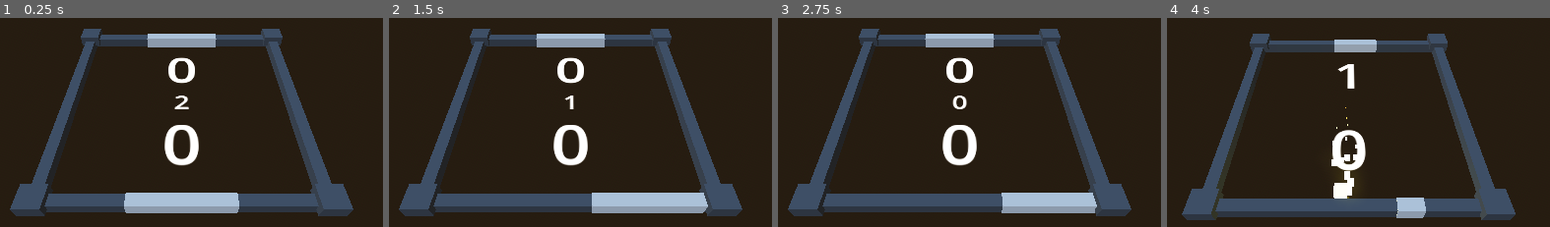
Above: before the commit, frames 1-4 (left to right).
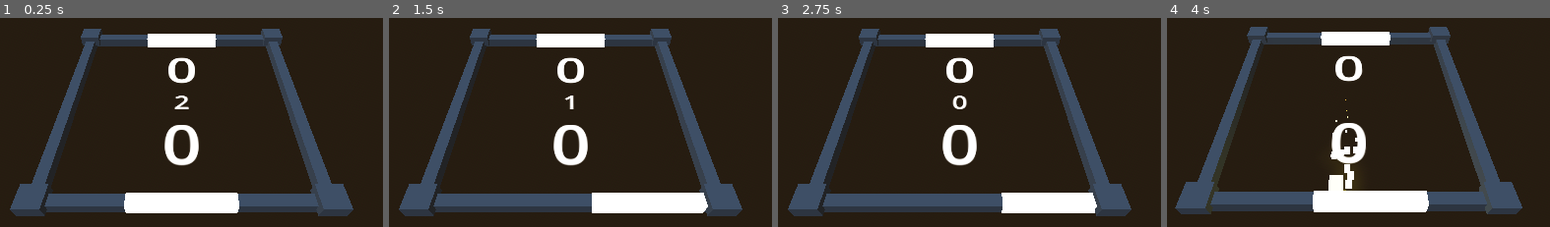
Above: after the commit, the same moments.

Repository: wangbinyq/prototypes
Game: Godot game, scene res://paddle-square/PaddleSquare.tscn
The game is run twice, just before and just after one commit, with the same random seed, the same clock (stepped at 60 frames per second) and the same inputs.
Inputs:
- Up to frame 1 (0.25 s): no input
- Up to frame 2 (1.5 s): tap Enter at 0.5 s; hold Right (ui_right) 0.53-1.28 s; hold Left (ui_left) from 1.28 s (still down)
- Up to frame 3 (2.75 s): release Left (ui_left) at 2.03 s; hold Right (ui_right) from 2.03 s (still down)
- Up to frame 4 (4 s): release Right (ui_right) at 3.53 s; hold Left (ui_left) from 3.53 s (still down)

The runs differ from the first frame. In frame 1, 4.1% of the frame differs, in the area x 32-63%, y 7-94%; in frame 2, 4.1%; in frame 3, 3.6%; in frame 4, 22%, in the area x 2-93%, y 4-97%.

Commit message:
feat(paddle-square): add reactive paddle surface with hit timing shader

Diff:
--- a/paddle-square/PaddleSquare.tscn
+++ b/paddle-square/PaddleSquare.tscn
@@ -154,7 +154,6 @@
 [node name="BottomPaddle" parent="." node_paths=PackedStringArray("score_text") instance=ExtResource("1_5ebhm")]
 transform = Transform3D(8, 0, 0, 0, 1, 0, 0, 0, 1, 0, 0, 10.5)
 min_extents = 1.0
-max_extents = 1.0
 score_text = NodePath("../BottomScore")
 
 [node name="Ball" type="MeshInstance3D" parent="." node_paths=PackedStringArray("bounce_particle", "start_particle", "trail_particle")]
--- a/paddle-square/paddle.gd
+++ b/paddle-square/paddle.gd
@@ -11,6 +11,13 @@
 var extents := 0.0
 var score := 0
 var targeting_bias := 0.0
+var paddle_material: ShaderMaterial
+
+var time_of_last_hit_id = 'TimeOfLastHit'
+
+func _ready() -> void:
+	paddle_material = mesh.surface_get_material(0).duplicate() as ShaderMaterial
+	set_surface_override_material(0, paddle_material)
 
 func move(target: float, arena_extents: float, delta: float):
 	var px = adjust_by_ai(position.x, target, delta) if is_ai else adjust_by_player(position.x, delta)
@@ -39,6 +46,8 @@
 	var result = HitResult.new()
 	result.hit_factor = (ball_x - position.x) / (extents + ball_extents)
 	result.hit = abs(result.hit_factor) < 1.0
+	if result.hit:
+		paddle_material.set_shader_parameter(time_of_last_hit_id, Time.get_ticks_msec() / 1000.0)
 	return result
 
 func set_score(s: int, points_to_win: int = 1000):
--- a/paddle-square/paddle.tscn
+++ b/paddle-square/paddle.tscn
@@ -1,11 +1,17 @@
-[gd_scene load_steps=4 format=3 uid="uid://du0aoxpxyms7g"]
+[gd_scene load_steps=5 format=3 uid="uid://du0aoxpxyms7g"]
 
+[ext_resource type="Shader" uid="uid://bhv14oygvdg33" path="res://paddle-square/reactive-surface.tres" id="1_jxsfc"]
 [ext_resource type="Script" uid="uid://l7an6dr0v3ls" path="res://paddle-square/paddle.gd" id="1_vmcft"]
 
-[sub_resource type="StandardMaterial3D" id="StandardMaterial3D_vmcft"]
+[sub_resource type="ShaderMaterial" id="ShaderMaterial_rymce"]
+render_priority = 0
+shader = ExtResource("1_jxsfc")
+shader_parameter/BaseColor = Color(1, 1, 1, 1)
+shader_parameter/TimeOfLastHit = 0.0
+shader_parameter/EmissionColor = Color(10, 10, 0, 1)
 
 [sub_resource type="BoxMesh" id="BoxMesh_mpvc0"]
-material = SubResource("StandardMaterial3D_vmcft")
+material = SubResource("ShaderMaterial_rymce")
 size = Vector3(1, 1.1, 1.1)
 
 [node name="PaddleTop" type="MeshInstance3D"]
--- /dev/null
+++ b/paddle-square/reactive-surface.tres
@@ -0,0 +1,113 @@
+[gd_resource type="VisualShader" load_steps=10 format=3 uid="uid://bhv14oygvdg33"]
+
+[sub_resource type="VisualShaderNodeFloatConstant" id="VisualShaderNodeFloatConstant_mt5jr"]
+constant = 0.5
+
+[sub_resource type="VisualShaderNodeColorParameter" id="VisualShaderNodeColorParameter_mt5jr"]
+parameter_name = "BaseColor"
+default_value_enabled = true
+
+[sub_resource type="VisualShaderNodeFloatParameter" id="VisualShaderNodeFloatParameter_5wuxw"]
+parameter_name = "TimeOfLastHit"
+default_value_enabled = true
+
+[sub_resource type="VisualShaderNodeInput" id="VisualShaderNodeInput_2gbwp"]
+input_name = "time"
+
+[sub_resource type="VisualShaderNodeFloatOp" id="VisualShaderNodeFloatOp_mfrmk"]
+operator = 1
+
+[sub_resource type="VisualShaderNodeFloatFunc" id="VisualShaderNodeFloatFunc_qp5q2"]
+function = 31
+
+[sub_resource type="VisualShaderNodeFloatFunc" id="VisualShaderNodeFloatFunc_m3jk1"]
+function = 18
+
+[sub_resource type="VisualShaderNodeVectorOp" id="VisualShaderNodeVectorOp_1ggaj"]
+default_input_values = [0, Quaternion(0, 0, 0, 0), 1, Quaternion(0, 0, 0, 0)]
+op_type = 2
+operator = 2
+
+[sub_resource type="VisualShaderNodeColorParameter" id="VisualShaderNodeColorParameter_ddy03"]
+parameter_name = "EmissionColor"
+default_value_enabled = true
+default_value = Color(10, 10, 0, 1)
+
+[resource]
+code = "shader_type spatial;
+render_mode blend_mix, depth_draw_opaque, cull_back, diffuse_lambert, specular_schlick_ggx, unshaded;
+
+uniform vec4 BaseColor : source_color = vec4(1.000000, 1.000000, 1.000000, 1.000000);
+uniform float TimeOfLastHit = 0.0;
+uniform vec4 EmissionColor : source_color = vec4(10.000000, 10.000000, 0.000000, 1.000000);
+
+
+
+void fragment() {
+// ColorParameter:2
+	vec4 n_out2p0 = BaseColor;
+
+
+// FloatConstant:10
+	float n_out10p0 = 0.500000;
+
+
+// Input:4
+	float n_out4p0 = TIME;
+
+
+// FloatParameter:3
+	float n_out3p0 = TimeOfLastHit;
+
+
+// FloatOp:5
+	float n_out5p0 = n_out4p0 - n_out3p0;
+
+
+// FloatFunc:6
+	float n_out6p0 = 1.0 - n_out5p0;
+
+
+// FloatFunc:7
+	float n_out7p0 = min(max(n_out6p0, 0.0), 1.0);
+
+
+// ColorParameter:9
+	vec4 n_out9p0 = EmissionColor;
+
+
+// VectorOp:8
+	vec4 n_out8p0 = vec4(n_out7p0) * n_out9p0;
+
+
+// Output:0
+	ALBEDO = vec3(n_out2p0.xyz);
+	ROUGHNESS = n_out10p0;
+	EMISSION = vec3(n_out8p0.xyz);
+
+
+}
+"
+flags/unshaded = true
+preview_params/EmissionColor = "Color(10, 10, 0, 1)"
+nodes/vertex/0/position = Vector2(300, 140)
+nodes/fragment/0/position = Vector2(180, 20)
+nodes/fragment/2/node = SubResource("VisualShaderNodeColorParameter_mt5jr")
+nodes/fragment/2/position = Vector2(-160, -100)
+nodes/fragment/3/node = SubResource("VisualShaderNodeFloatParameter_5wuxw")
+nodes/fragment/3/position = Vector2(-740, 280)
+nodes/fragment/4/node = SubResource("VisualShaderNodeInput_2gbwp")
+nodes/fragment/4/position = Vector2(-740, 160)
+nodes/fragment/5/node = SubResource("VisualShaderNodeFloatOp_mfrmk")
+nodes/fragment/5/position = Vector2(-460, 180)
+nodes/fragment/6/node = SubResource("VisualShaderNodeFloatFunc_qp5q2")
+nodes/fragment/6/position = Vector2(-460, 360)
+nodes/fragment/7/node = SubResource("VisualShaderNodeFloatFunc_m3jk1")
+nodes/fragment/7/position = Vector2(-460, 460)
+nodes/fragment/8/node = SubResource("VisualShaderNodeVectorOp_1ggaj")
+nodes/fragment/8/position = Vector2(-180, 420)
+nodes/fragment/9/node = SubResource("VisualShaderNodeColorParameter_ddy03")
+nodes/fragment/9/position = Vector2(-520, 580)
+nodes/fragment/10/node = SubResource("VisualShaderNodeFloatConstant_mt5jr")
+nodes/fragment/10/position = Vector2(-160, 160)
+nodes/fragment/connections = PackedInt32Array(4, 0, 5, 0, 3, 0, 5, 1, 5, 0, 6, 0, 6, 0, 7, 0, 7, 0, 8, 0, 9, 0, 8, 1, 8, 0, 0, 5, 10, 0, 0, 3, 2, 0, 0, 0)
Not shown: 1 places in paddle-square/PaddleSquare.tscn that only renumber resources
Not shown: 1 places in paddle-square/bounce-particles.tres that only renumber resources
